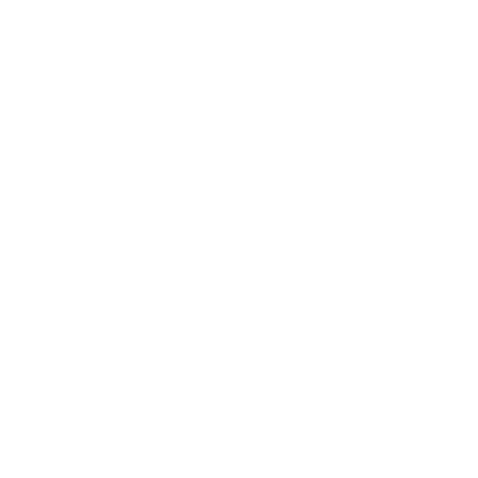
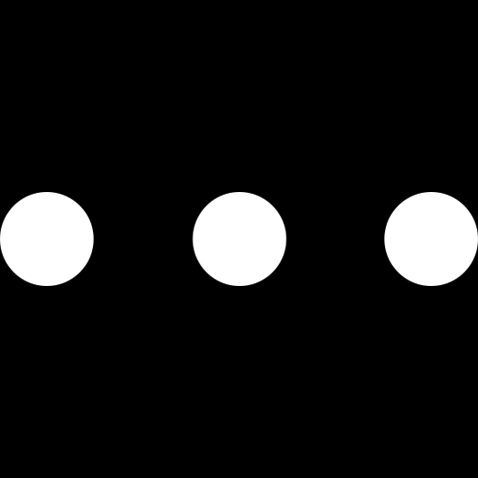
Layered file, before and after one edit (478 × 478). Changes by layer:
painted on "Layer 1" over [0,192,478,286]
added layer "Layer 2" over [0,0,478,478]
